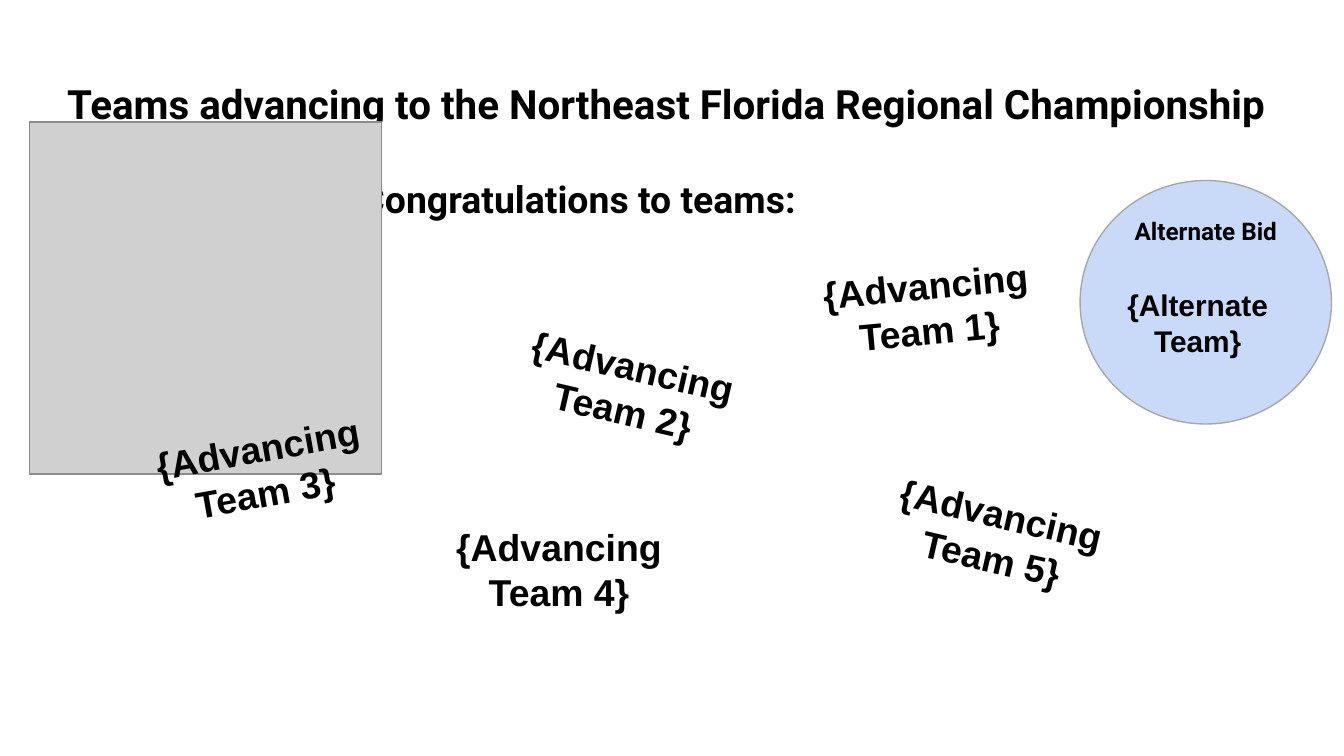
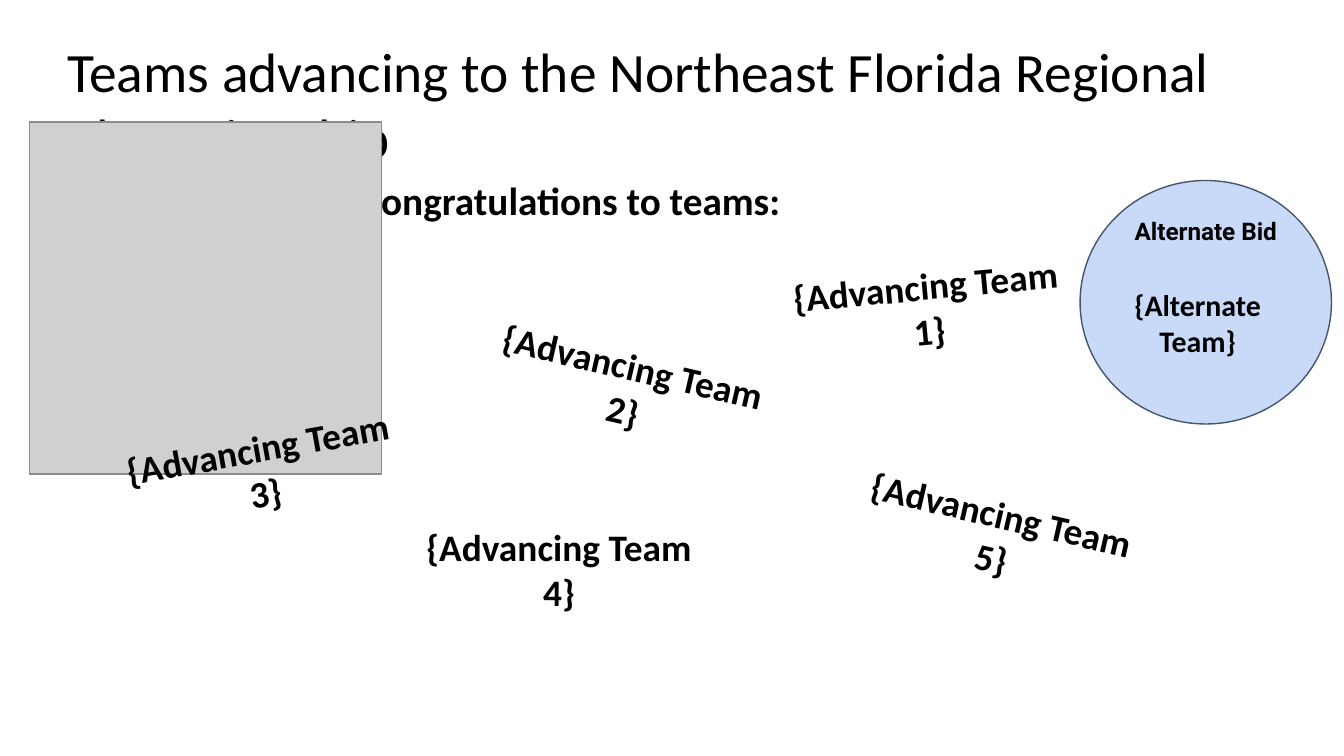
Before and after one commit to bpmerkel/FLLSlides, a slide deck: slide 26 of Api/Templates/Awards Ceremony - Short.pptx. Drawn at 1344x756 pixels with LibreOffice and Linux fonts; fonts in the diff are those of the drawing; grey boxes stand for pictures; background and template pictures are left out. Boxes give left, top, right and bottom in pixels: in the first picture for what was removed or moved away, otherwise in the second. Text is boxed around its words. In the diff, an @@ line names an element or a change of style, - is before the commit and + after.

```diff
--- a/Api/Templates/Awards Ceremony - Short.pptx
+++ b/Api/Templates/Awards Ceremony - Short.pptx
@@ title "Teams advancing to the Northeast ..." at [67,53,1208,172]: size 21.6 to 29.7 pt, font Roboto to Calibri, bold off @@
@@ text "Congratulations to teams:" at [360,182,780,225]: size 20 to 21 pt, font Roboto to Calibri @@
@@ ellipse at [1081,180,1332,423]: outline #A7A7A7 0.75 pt to #44546A 0.75 pt @@
@@ font Arial to Calibri in 6 elements at [252,478,283,511], [604,367,759,432], [222,53,947,463], [426,533,692,612], [795,273,1128,579], [1134,294,1260,357] @@
```
Also in this commit, not shown: 26 other slides changed.
